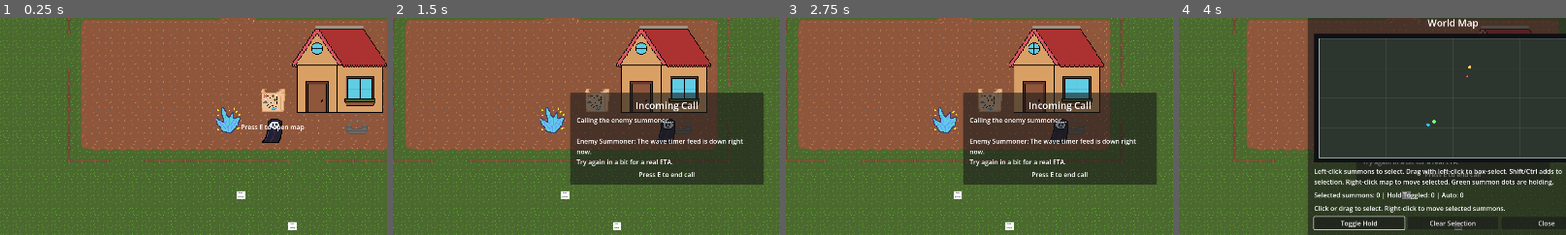
Above: before the commit, frames 1-4 (left to right).
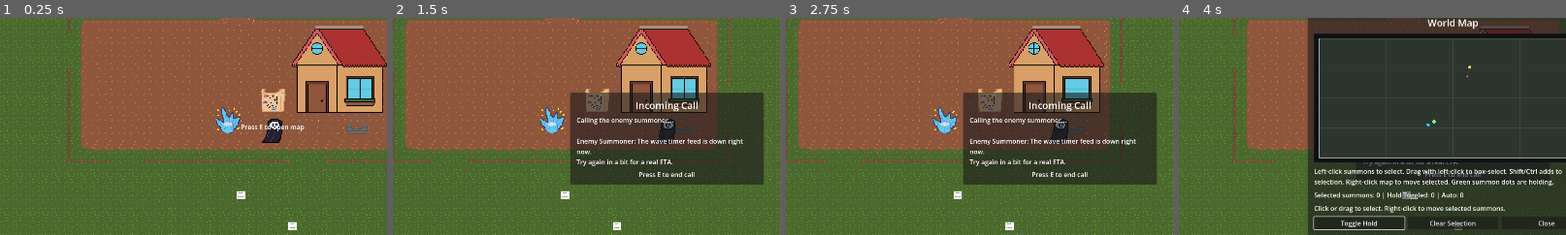
Above: after the commit, the same moments.

Repository: Uvecrep/Gamba
Game: Godot game, scene res://levels/main.tscn
Two runs of this game, one before a commit and one after it. Both use one fixed random seed, a clock stepped at 60 frames per second and the inputs below.
Inputs (mouse positions are % of the whole screen's width and height, from its top left):
- Up to frame 1 (0.25 s): no input
- Up to frame 2 (1.5 s): tap E (interact) at 0.5, 0.6, 1.25 s; move the mouse to (72, 45) at 0.52 s; hold D (right) 0.53-1.25 s; click (72, 45) at 0.67 s; drag from (50, 43) to (33, 3) at 1.27 s
- Up to frame 3 (2.75 s): tap E (interact) at 2, 2.3 s; move the mouse to (60, 28) at 2.02 s; hold D (right) from 2.03 s (still down); tap Mouse wheel down (scroll_down) at 2.1 s
- Up to frame 4 (4 s): release D (right) at 2.75 s; tap E (interact) at 2.75, 3.5, 3.8 s; drag from (45, 70) to (25, 5) at 2.77 s; move the mouse to (80, 65) at 3.52 s; hold A (left) from 3.53 s (still down); tap Q (use_lootbox) at 3.6 s
The pictures show only the part of the screen within x 15-65%, y 24-74%; the shares and areas given below are measured in that part.

The runs differ from the first frame. In frame 1, less than 0.1% of the frame differs, in the area x 57-61%, y 47-54%; in frame 2, less than 0.1%; in frame 3, less than 0.1%, in the area x 39-43%, y 47-54%; in frame 4, nothing differs.

Commit message:
Pickups can float to you, updated crystal

Diff:
--- a/entities/crystal/crystal.gd
+++ b/entities/crystal/crystal.gd
@@ -2,10 +2,14 @@
 
 signal lootbox_ready_changed(has_lootbox: bool)
 
-@export var growth_interval_seconds: float = 30.0
+@export var growth_interval_seconds: float = 10.0
 @export var starting_lootboxes: int = 0
 @export var harvest_prompt_action: StringName = &"interact"
 @export var default_harvest_range: float = 96.0
+@export var box_pickup_scene : PackedScene = preload("res://entities/pickups/box_pickup.tscn")
+
+
+@export var produced_lootbox_id: StringName
 
 var _lootboxes: int = 0
 var _harvest_hint_text: String = "E"
@@ -39,6 +43,15 @@
 	var harvested: int = mini(amount, _lootboxes)
 	if harvested <= 0:
 		return 0
+
+	for i in range(harvested):
+		var new_box: Pickup = box_pickup_scene.instantiate()
+		$"..".add_child(new_box)
+		new_box.position = position
+		new_box.apply_central_impulse(Vector2.UP * 600)
+		new_box.floating_to=$"../player"
+		new_box.item_id=produced_lootbox_id
+
 
 	_set_lootboxes(_lootboxes - harvested)
 	_refresh_growth_timer()
--- a/entities/pickups/box_pickup.tscn
+++ b/entities/pickups/box_pickup.tscn
@@ -1,32 +1,44 @@
 [gd_scene format=3 uid="uid://b3l6nl5mf8nkh"]
 
 [ext_resource type="Script" uid="uid://dto83ityng4jl" path="res://entities/pickups/pickup.gd" id="1_snl5c"]
-
-[sub_resource type="RectangleShape2D" id="RectangleShape2D_lg31k"]
+[ext_resource type="Texture2D" uid="uid://dunxbxhfwt1nl" path="res://assets/objects/chaos-box.png" id="2_hhcav"]
 
 [sub_resource type="LabelSettings" id="LabelSettings_lg31k"]
 font_size = 4
 font_color = Color(0, 0, 0, 1)
 
-[node name="BoxPickup" type="Area2D" unique_id=96315874]
-collision_mask = 3
+[sub_resource type="RectangleShape2D" id="RectangleShape2D_lg31k"]
+size = Vector2(12.5, 12.5)
+
+[node name="Pickup" type="RigidBody2D" unique_id=971572308]
+collision_layer = 0
+collision_mask = 0
+input_pickable = true
+gravity_scale = 0.0
+lock_rotation = true
+linear_damp = 0.1
+angular_damp = 1.0
 script = ExtResource("1_snl5c")
+metadata/_custom_type_script = "uid://dto83ityng4jl"
 
-[node name="CollisionShape2D" type="CollisionShape2D" parent="." unique_id=89817170]
-shape = SubResource("RectangleShape2D_lg31k")
-
-[node name="ColorRect" type="ColorRect" parent="." unique_id=107602651]
-offset_left = -10.0
-offset_top = -10.0
-offset_right = 10.0
-offset_bottom = 10.0
+[node name="Sprite2D" type="Sprite2D" parent="." unique_id=1684668961]
+texture = ExtResource("2_hhcav")
 
 [node name="Label" type="Label" parent="." unique_id=682097862]
 offset_left = -10.0
 offset_top = -10.0
 offset_right = 10.0
 offset_bottom = 10.0
-text = "box
-pickup"
+text = "box"
 label_settings = SubResource("LabelSettings_lg31k")
 horizontal_alignment = 1
+vertical_alignment = 1
+
+[node name="Area2D" type="Area2D" parent="." unique_id=245951352]
+collision_layer = 0
+collision_mask = 2
+
+[node name="CollisionShape2D" type="CollisionShape2D" parent="Area2D" unique_id=89817170]
+position = Vector2(-0.5, -0.5)
+scale = Vector2(2, 2)
+shape = SubResource("RectangleShape2D_lg31k")
--- a/entities/pickups/pickup.gd
+++ b/entities/pickups/pickup.gd
@@ -1,12 +1,20 @@
-extends Area2D
+extends RigidBody2D
 class_name Pickup
 
 @export var item_id : StringName
 
+var floating_to : Node2D
+
 func _ready() -> void:
+	if not $Area2D: return
 	# Pickups should only react to player bodies.
-	if not body_entered.is_connected(_on_body_entered):
-		body_entered.connect(_on_body_entered)
+	if not $Area2D.body_entered.is_connected(_on_body_entered):
+		$Area2D.body_entered.connect(_on_body_entered)
+
+func _physics_process(delta: float) -> void:
+	if floating_to != null:
+		var float_force = pow(floating_to.position.distance_to(position),2)
+		apply_central_force(float_force * position.direction_to(floating_to.position))
 
 func _on_body_entered(body: Node) -> void:
 	if not (body is Player):
--- a/entities/pickups/pickup.tscn
+++ b/entities/pickups/pickup.tscn
@@ -1,20 +1,23 @@
 [gd_scene format=3 uid="uid://jyurkxlawu41"]
 
 [ext_resource type="Script" uid="uid://dto83ityng4jl" path="res://entities/pickups/pickup.gd" id="1_lg31k"]
-
-[sub_resource type="RectangleShape2D" id="RectangleShape2D_lg31k"]
 
 [sub_resource type="LabelSettings" id="LabelSettings_lg31k"]
 font_size = 4
 font_color = Color(0, 0, 0, 1)
 
-[node name="Pickup" type="Area2D" unique_id=1896649483]
-collision_mask = 3
+[sub_resource type="RectangleShape2D" id="RectangleShape2D_lg31k"]
+
+[node name="Pickup" type="RigidBody2D" unique_id=971572308]
+collision_layer = 0
+collision_mask = 0
+input_pickable = true
+gravity_scale = 0.0
+lock_rotation = true
+linear_damp = 0.1
+angular_damp = 1.0
 script = ExtResource("1_lg31k")
 metadata/_custom_type_script = "uid://dto83ityng4jl"
-
-[node name="CollisionShape2D" type="CollisionShape2D" parent="." unique_id=89817170]
-shape = SubResource("RectangleShape2D_lg31k")
 
 [node name="ColorRect" type="ColorRect" parent="." unique_id=107602651]
 offset_left = -10.0
@@ -31,3 +34,10 @@
 pickup"
 label_settings = SubResource("LabelSettings_lg31k")
 horizontal_alignment = 1
+
+[node name="Area2D" type="Area2D" parent="." unique_id=245951352]
+collision_layer = 0
+collision_mask = 2
+
+[node name="CollisionShape2D" type="CollisionShape2D" parent="Area2D" unique_id=89817170]
+shape = SubResource("RectangleShape2D_lg31k")
--- a/entities/pickups/sapling_pickup.tscn
+++ b/entities/pickups/sapling_pickup.tscn
@@ -5,14 +5,13 @@
 
 [sub_resource type="RectangleShape2D" id="RectangleShape2D_1d86d"]
 
-[node name="SaplingPickup" type="Area2D" unique_id=819176781]
+[node name="SaplingPickup" type="RigidBody2D" unique_id=259215446]
 collision_layer = 0
 collision_mask = 2
+gravity_scale = 0.0
+lock_rotation = true
 script = ExtResource("1_675c5")
 item_id = &"sapling"
-
-[node name="CollisionShape2D" type="CollisionShape2D" parent="." unique_id=374092680]
-shape = SubResource("RectangleShape2D_1d86d")
 
 [node name="Sprite2D" type="Sprite2D" parent="." unique_id=1741477959]
 texture_filter = 1
@@ -27,3 +26,10 @@
 offset_bottom = 48.0
 text = "Sapling"
 horizontal_alignment = 1
+
+[node name="Area2D" type="Area2D" parent="." unique_id=842771787]
+collision_layer = 0
+collision_mask = 2
+
+[node name="CollisionShape2D" type="CollisionShape2D" parent="Area2D" unique_id=374092680]
+shape = SubResource("RectangleShape2D_1d86d")
--- a/entities/player/player.gd
+++ b/entities/player/player.gd
@@ -148,9 +148,7 @@
 		return
 
 	if nearest_crystal != null and nearest_interactable == nearest_crystal:
-		var harvested_crystal: int = int(nearest_crystal.call("harvest_fruit", harvest_amount_per_interaction))
-		if harvested_crystal > 0:
-			inventory.add_lootboxes(chaos_lootbox, harvested_crystal)
+		nearest_crystal.harvest_fruit()
 		return
 
 	if nearest_interactable != null and nearest_interactable.has_method("interact"):
--- a/levels/main.tscn
+++ b/levels/main.tscn
@@ -35,6 +35,8 @@
 
 [node name="crystal" parent="." unique_id=2144231408 instance=ExtResource("11_1j61c")]
 position = Vector2(538, 427)
+starting_lootboxes = 1
+produced_lootbox_id = &"lootbox_chaos"
 
 [node name="EnemySpawner" parent="." unique_id=134363691 instance=ExtResource("5_u7xt2")]
 position = Vector2(1873, -2514)
